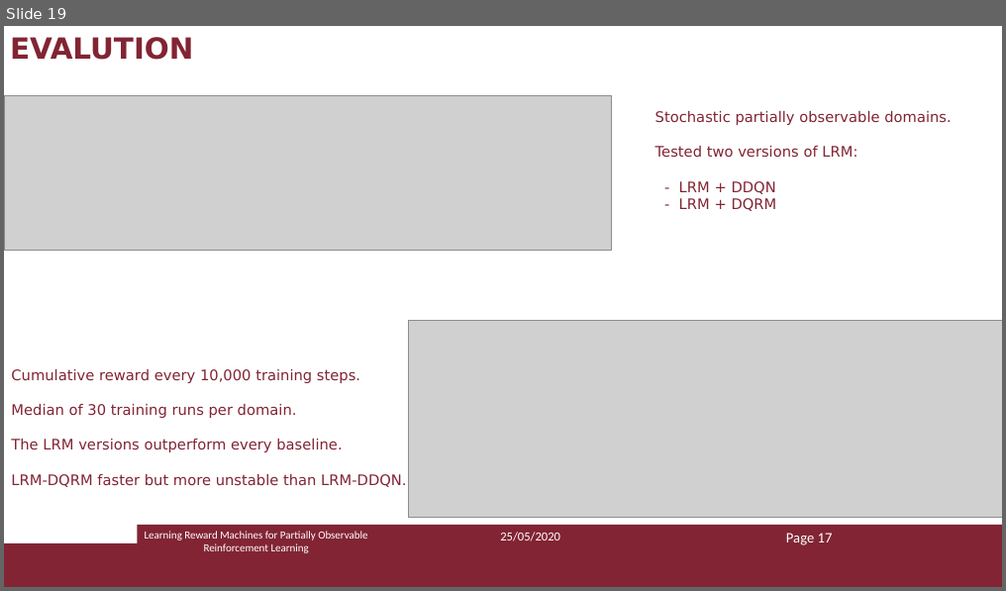
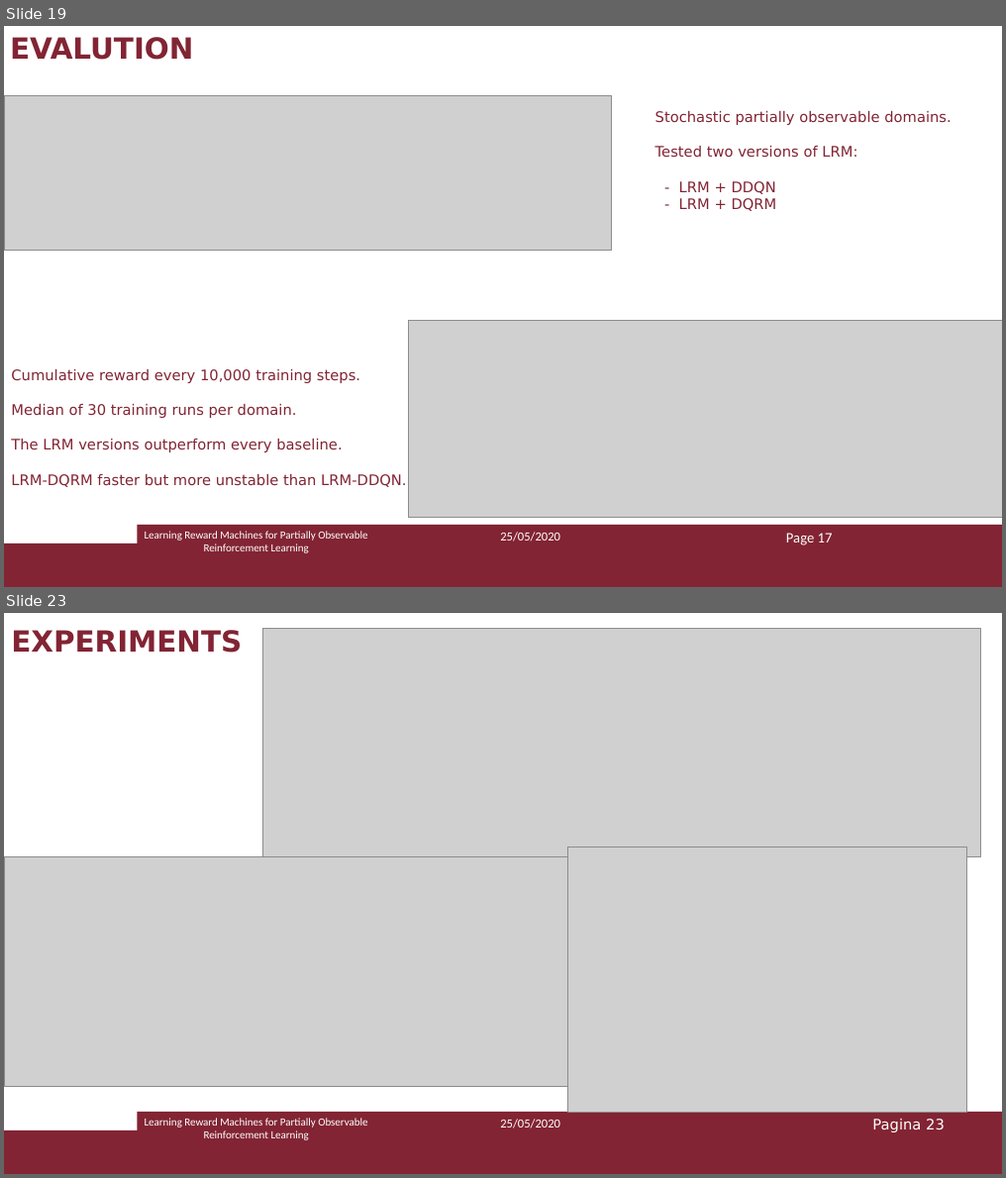
Before and after one commit to Marvet94/reasoning_agents_project_2020, a slide deck: ra_presentazione.pptx. Shown one above the other, each under a label of ours: slide 19 before the commit, slides 19 and 23 after it; the slides between them are not shown. The pictures are 1006x591 and 1006x1178 pixels, drawn with LibreOffice and Linux fonts; fonts in the diff are those of the drawing; grey boxes stand for pictures. Boxes give left, top, right and bottom in pixels: in the first picture for what was removed or moved away, otherwise in the second. Text is boxed around its words. In the diff, an @@ line names an element or a change of style, - is before the commit and + after.

```diff
--- a/ra_presentazione.pptx
+++ b/ra_presentazione.pptx
@@ slide 23 added at (x1=4, y1=613, x2=1002, y2=1174), background #FFFFFF; not listed: 2 template elements that a slide beside it also shows @@
@@ text added at (x1=11, y1=630, x2=242, y2=653), 28 pt, text #822433, bold @@
+EXPERIMENTS
@@ picture added at (x1=262, y1=628, x2=980, y2=858) @@
@@ picture added at (x1=567, y1=848, x2=966, y2=1112) @@
@@ picture added at (x1=4, y1=858, x2=567, y2=1086) @@
@@ text added at (x1=145, y1=1118, x2=367, y2=1141), 10.5 pt, text #FFFFFF @@
+Learning Reward Machines for Partially Observable Reinforcement Learning
@@ text added at (x1=500, y1=1119, x2=560, y2=1129), 12 pt, text #FFFFFF @@
+25/05/2020
@@ page number added at (x1=872, y1=1119, x2=944, y2=1133), 14 pt, text #FFFFFF @@
+Pagina 23
```
Also in this commit, not shown: 4 slides changed, 2 other slides added, 2 slides removed.
